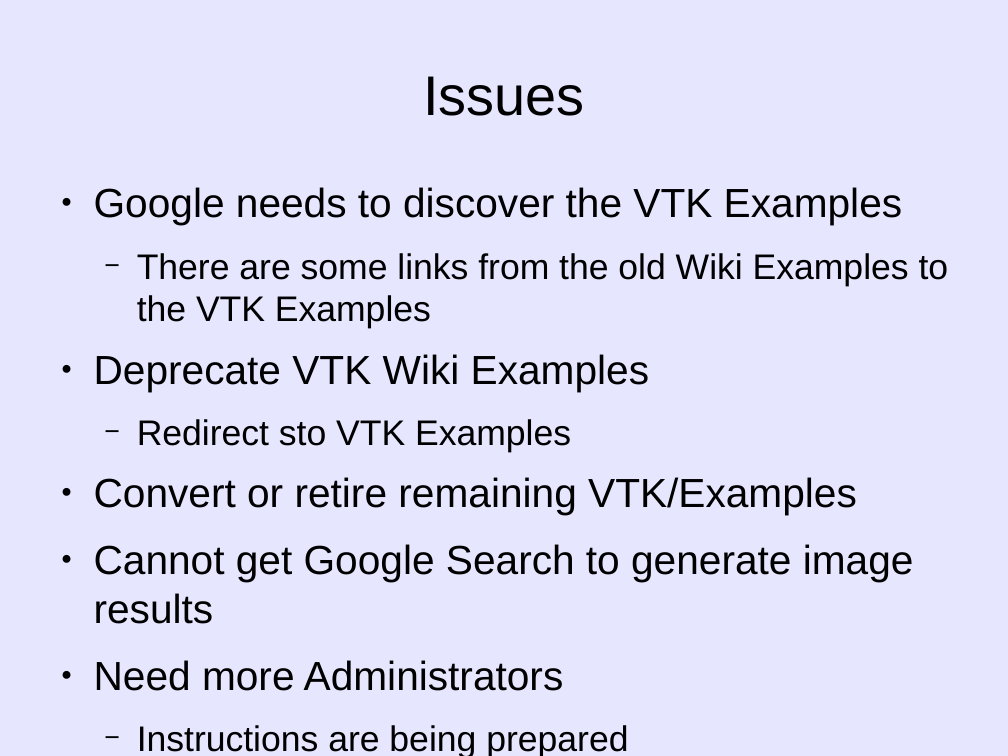
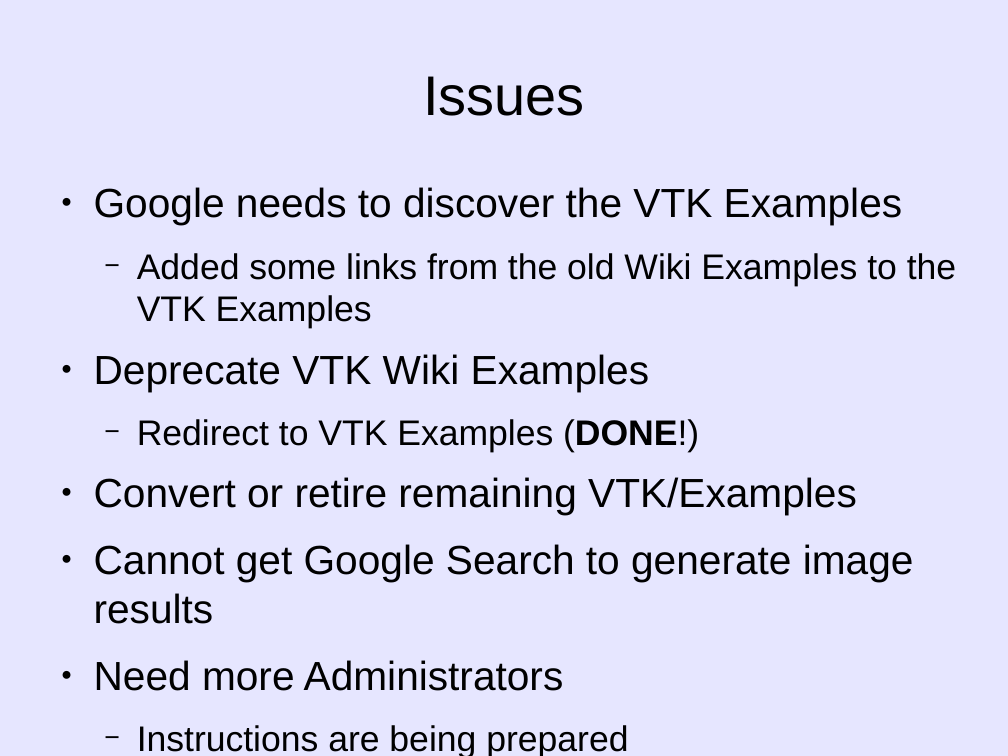
Before and after one commit to lorensen/VTKExamples, a slide deck: slide 22 of src/Artifacts/VTKExamplesStatus2017.odp (slide 20 before the commit). Drawn at 1008x756 pixels with LibreOffice and Linux fonts; fonts in the diff are those of the drawing. Boxes give left, top, right and bottom in pixels: in the first picture for what was removed or moved away, otherwise in the second. Text is boxed around its words. In the diff, an @@ line names an element or a change of style, - is before the commit and + after.

```diff
--- a/src/Artifacts/VTKExamplesStatus2017.odp
+++ b/src/Artifacts/VTKExamplesStatus2017.odp
@@ text at bbox=[137, 253, 956, 329]: text changed @@
-  − There are some links from the old Wiki Examples to the VTK Examples
+  − Added some links from the old Wiki Examples to the VTK Examples
@@ text at bbox=[137, 419, 699, 453]: text changed @@
-  − Redirect sto VTK Examples
+  − Redirect to VTK Examples (DONE!)
```
Also in this commit, not shown: 2 other slides changed, 3 slides added, 1 slide removed, 1 other file.
